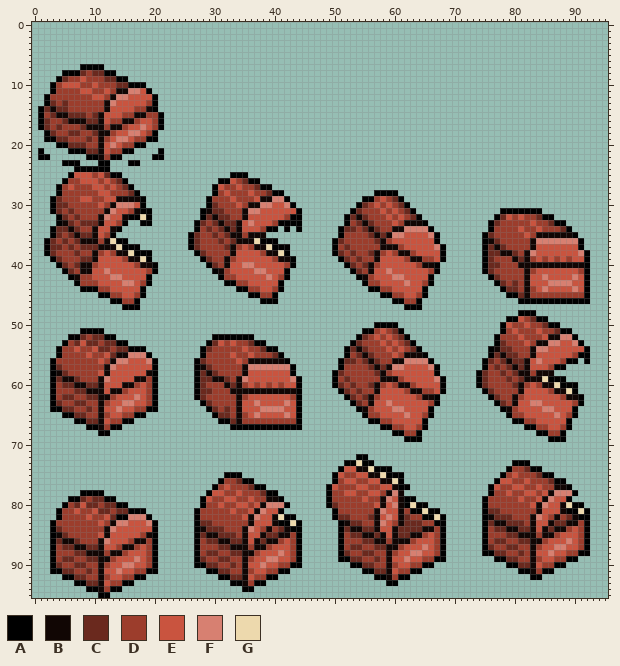
Sprite sheet: LaserMage/MOBS/mimic.png. The first picture shows the starting point.
The file is 96x96 pixels.
Palette (. is transparent): A #000000  B #110604  C #6a291e  D #9c3d2c  E #c9543f  F #d78071  G #edd9ad
Pixels before (only the part around the change), first column x 18:
 0 ..............................................................................
 1 ..............................................................................
 2 ..............................................................................
 3 ..............................................................................
 4 ..............................................................................
 5 ..............................................................................
 6 ..............................................................................
 7 ..............................................................................
 8 ..............................................................................
 9 ..............................................................................
10 A.............................................................................
11 EA............................................................................
12 EEA...........................................................................
13 EDA...........................................................................
14 DBA...........................................................................
15 BDDA..........................................................................
16 EEDA..........................................................................
17 FEDA..........................................................................
18 EDA...........................................................................
19 DAA...........................................................................
20 A.............................................................................
21 ...A..........................................................................
22 ..AA..........................................................................
23 ..............................................................................
24 ..............................................................................
25 ...............AAA............................................................
26 .............AAEDCAA..........................................................
27 ............AEDDEDDCAA........................................................
28 ............ADEDDDEDDCAA...............AAAA...................................
29 A..........ADDDEDDDEBBFFA............AADEDCA..................................
30 A..........ACDDDEDBBFFEEFA..........ACDEDEDCA.................................
31 AA........ABCCDDDBFFEEEEEEA........ACDDDEDEDCA..............AAAAAAA...........
32 GA........ACBCCDDBEEEEEEDAA.......ACBCDDDEDEDCA............ACEDEDDCAA.........
33 AA.......ACDCBCCBEFEEEDAAAA.......ADCBCDDDEDBBBA..........ACDDDDDEDDCAA.......
34 .........ADCDCBCBEEEDAA.A.A......ACCDCBCDDBBFFFFA.........ADDDDEDDEDDDCA......
35 ........ACDDCDCBBDBBB............ADDDDCBCBFFEEEEFA.......ACDDDDDEDBBBBBBA.....
36 ........ACDDDCDCBBBGAAA.........ACDDDDDCBDEEEEEEEA.......ABCDDDDDBFFFFFFFA....
The result:
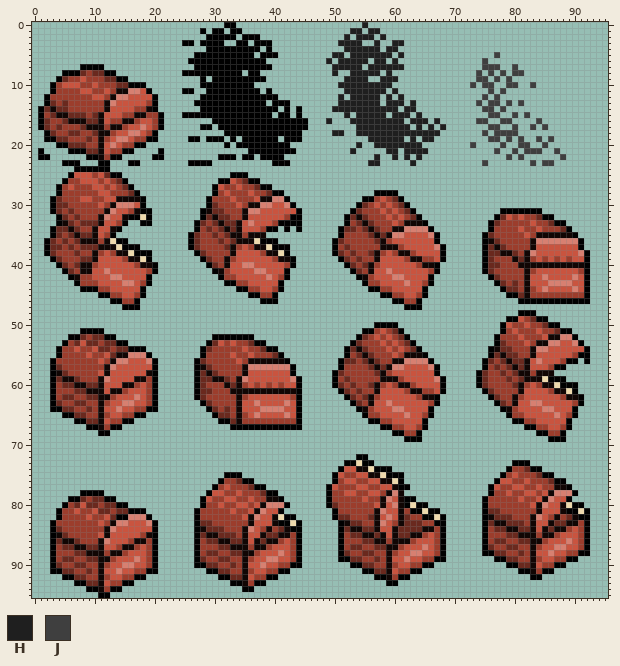
Colours new in this view: H #1f1f1f  J #3f3f3f
Diff:
Changed rows in their new state; - is an unchanged pixel.
first column x 25:
 0 -------AA---------------------H---------------------------------
 1 ---A-AA-AA------------------HH-HH-------------------------------
 2 ----AAAAA-AAA--------------H-HHH-H------------------------------
 3 AA-AAAA--AA-AAA-----------HHHH--H--HH---------------------------
 4 ----AAAAAAAAA-A------------HHHHHH-HH----------------------------
 5 --AAAAAAAAAA-AAA---------HH-HHHHHHH-H---------------J-----------
 6 -AAAAAAAAAAAAA----------H-HHHHH-HH-H--------------J-------------
 7 --AAAAAAAAAAAAA----------HHHHH-HHHHHH-------------JJJ--J--------
 8 AAAAAAAAAA-AA------------H--HHHHH-H--------------J-J-J-JJ-------
 9 ---A-AAAAAAAAA-------------HHHH--HHH-------------JJ-J-J---------
10 ---AAAAAAAAA--------------HHHHHHHHH-------------J-JJ--JJ--J-----
11 AA--AAAAAAAAA-A------------HHHHHHH-H---------------J-J----------
12 ---AAAAAAAAAAAAA----------H-HHHHH-H-H-------------J-J-----------
13 --AAAAAAAAAAAA-AAA--------HHHHHHH-HHH-H----------J-JJ-J-J-------
14 ---AAAAAAAAAAAAA-A-A-----HHHHHHHHHHH-HH-----------JJ-J----------
15 AAAAAAAAAAAAAAA-AA-A-------H-HHHHH-HHH-H-----------JJ--J-J------
16 -----AAAAAAAAAAAAAAAA---H---HHHHHHHHH-HHH-H------JJ--JJ----J----
17 ---AA-AAAAAAAAAAAAAAA--------HHHHHHHHH-H-H-H-------JJ--J--J-J---
18 -------AAAAAAAAAAAAA-----HH--HHHHHHHHHHHHHH-------J-JJJJ--------
19 -AA-AAA-A-AAAAAA-AAA-----------HHHHHH-H-HH---------JJ-J-J--J-J--
20 -------A-AAAAAAAAA-----------H--HHHHHHHH--------J----J--JJ--J---
21 -----------AAAAAAAA---------H-----HH-HHHH-----------J--J-JJJ--J-
22 ------AAA-AA-AAAA---------------H--H-H-H--------------J-J------J
23 -AAAA----------AAA-------------HH-----H-----------J-------J-JJ--
